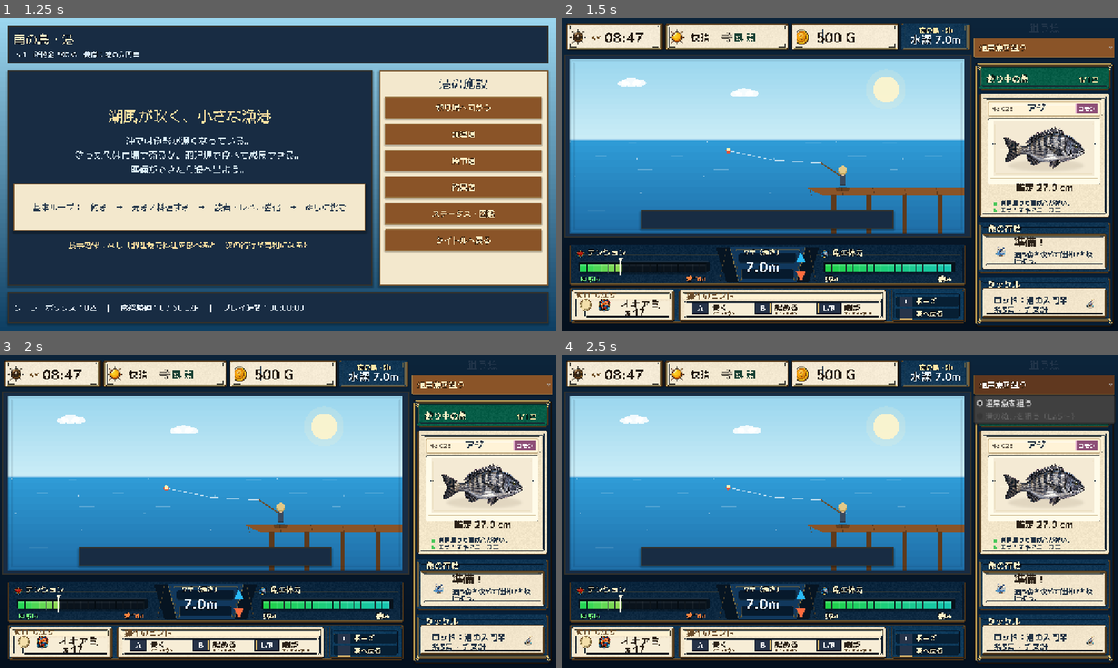
Above: before the commit, frames 1-4 (two rows, left to right).
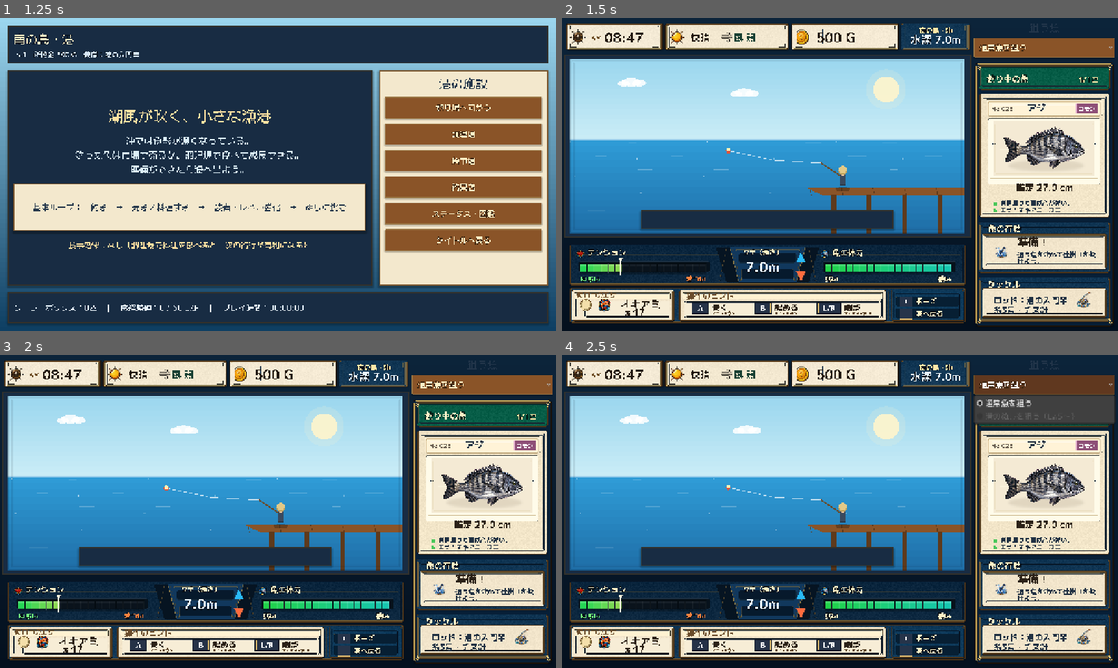
Above: after the commit, the same moments.

Repository: RYUKOU-OKUMURA/tsuri_quest_umi_mvp
Game: Godot game, scene res://scenes/main.tscn
Same seed, same stepped clock (60 frames per second), same inputs: the game is played once before the commit and once after it.
Inputs:
- Up to frame 1 (1.25 s): click "ゲームを始める" at 0.5 s
- Up to frame 2 (1.5 s): click "釣り場へ向かう" at 1.25 s
- Up to frame 3 (2 s): no input
- Up to frame 4 (2.5 s): click "通常魚を狙う" at 2 s

Frame 1 is identical in both runs. In frame 2, 0.3% of the frame differs, in the area x 78-96%, y 69-93%; in frame 3, 0.3%; in frame 4, 0.3%.

Commit message:
Enlarge fight sidebar tackle icon

Diff:
--- a/src/ui/components/fight_sidebar.gd
+++ b/src/ui/components/fight_sidebar.gd
@@ -155,7 +155,10 @@
 		message = simulator.action_message
 	var icon_size := 42.0 if _sidebar_frame != null else 58.0
 	var text_x := 62.0 if _sidebar_frame != null else 78.0
-	_draw_action_icon(body.position + Vector2(31.0, body.size.y * 0.54), icon_size)
+	if _sidebar_frame != null:
+		icon_size = 50.0
+		text_x = 69.0
+	_draw_action_icon(body.position + Vector2(33.0, body.size.y * 0.55), icon_size)
 	_draw_text(font, "%s！" % action, body.position + Vector2(text_x, 31.0), 25 if _sidebar_frame != null else 20, Color("#2b2117"), 0)
 	if _sidebar_frame != null:
 		_draw_action_message(font, message, body.position + Vector2(text_x, 42.0), body.size.x - text_x - 6.0)
@@ -175,7 +178,7 @@
 	var has_tackle_icon := _tackle_card_icon != null or _icons != null
 	var icon_reserved_width := 12.0
 	if has_tackle_icon:
-		icon_reserved_width = 40.0 if _sidebar_frame != null else 66.0
+		icon_reserved_width = 66.0
 	var text_offset := Vector2(14.0, 18.0) if _sidebar_frame != null else Vector2(12.0, 14.0)
 	var text_width := body.size.x - icon_reserved_width - text_offset.x
 	var lines: Array[String] = [
@@ -187,7 +190,7 @@
 	for i in range(lines.size()):
 		_draw_wrapped(font, lines[i], body.position + text_offset + Vector2(0.0, float(i) * tackle_line_gap), text_width, tackle_font_size, Palette.TEXT_DARK, 1, tackle_font_size + 3.0)
 	if _tackle_card_icon != null or _icons != null:
-		var icon_rect := Rect2(body.end - Vector2(44.0, 52.0), Vector2(38.0, 38.0)) if _sidebar_frame != null else Rect2(body.end - Vector2(50.0, 50.0), Vector2(40.0, 40.0))
+		var icon_rect := Rect2(body.end - Vector2(72.0, 70.0), Vector2(64.0, 58.0)) if _sidebar_frame != null else Rect2(body.end - Vector2(50.0, 50.0), Vector2(40.0, 40.0))
 		_draw_tackle_icon(icon_rect)
 	else:
 		_draw_simple_rod(body.position + Vector2(body.size.x - 62.0, body.size.y - 24.0))
Not shown, changed: design-qa.md
Not shown, changed: docs/11_underwater_fight_showcase.md
